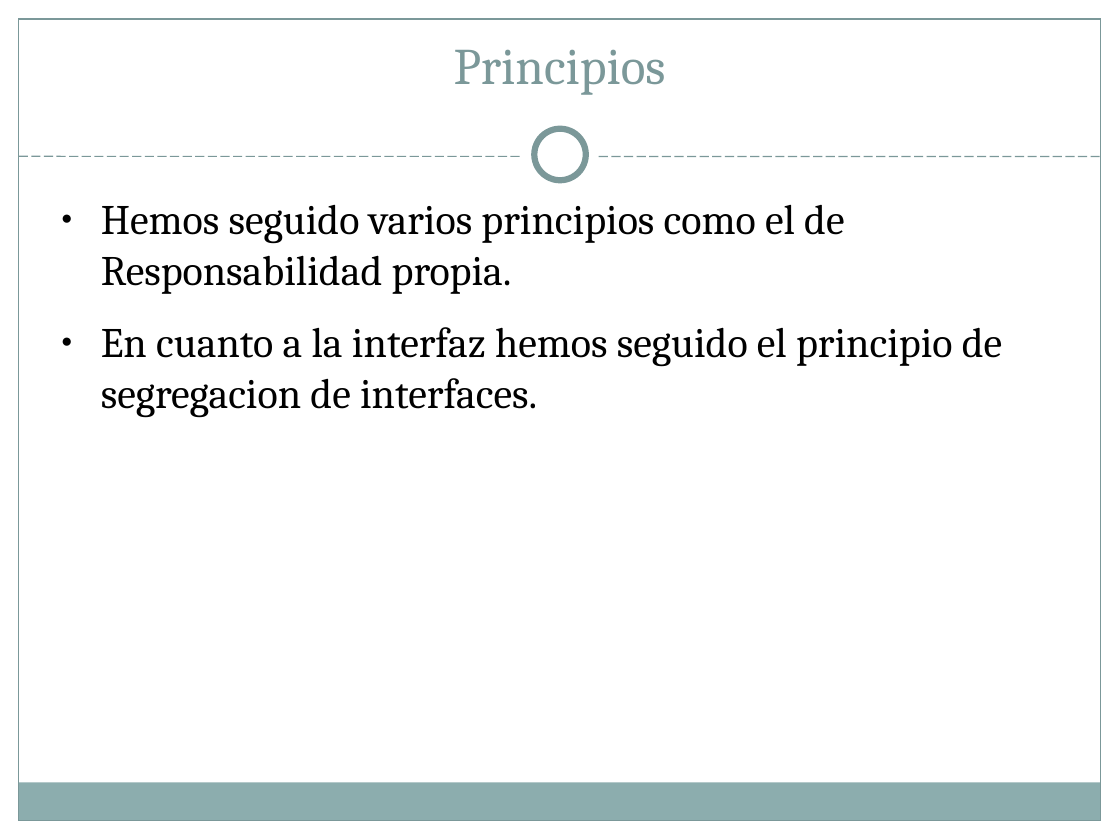
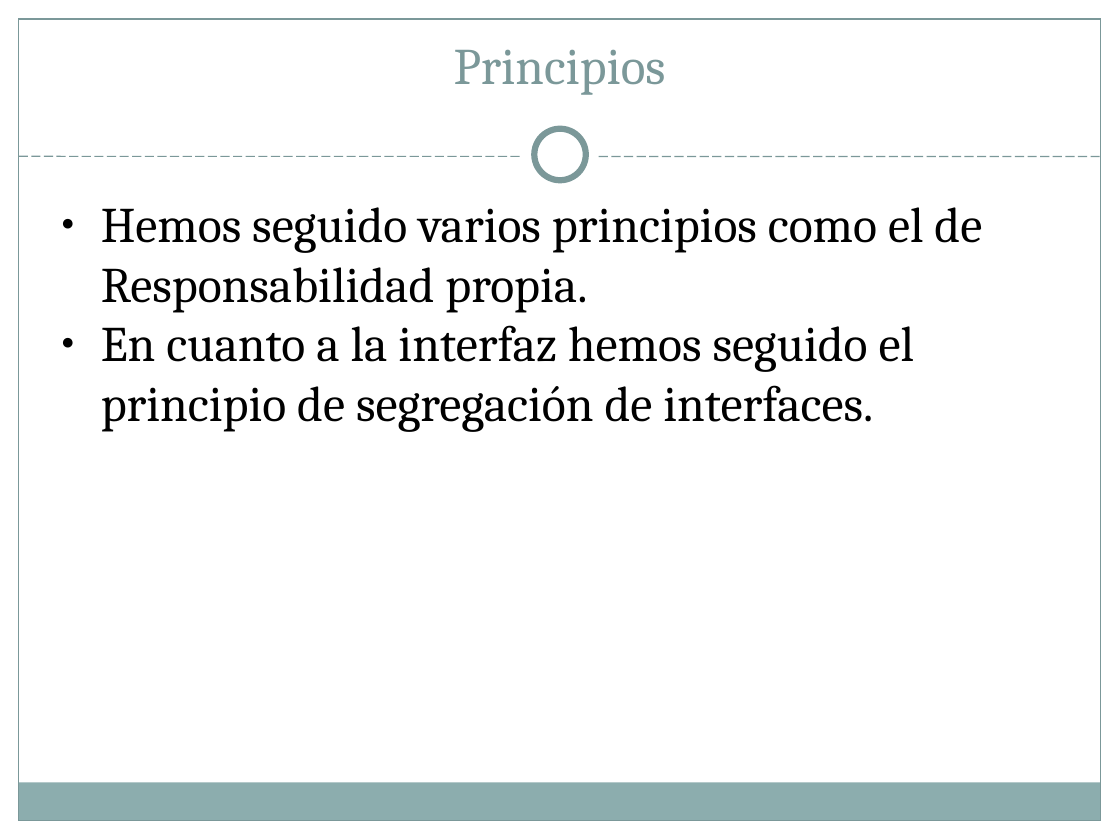
Before and after one commit to ReivajRa/Cooking_Ingenieros, a slide deck: slide 8 of Documentación/Cheap Deal presentacion.ppt (slide 7 before the commit). Drawn at 1120x840 pixels with LibreOffice and Linux fonts; fonts in the diff are those of the drawing. Boxes give left, top, right and bottom in pixels: in the first picture for what was removed or moved away, otherwise in the second. Text is boxed around its words. In the diff, an @@ line names an element or a change of style, - is before the commit and + after.

```diff
--- a/Documentación/Cheap Deal presentacion.ppt
+++ b/Documentación/Cheap Deal presentacion.ppt
@@ subtitle at [101, 207, 982, 313]: size 27 to 32 pt in "Hemos seguido varios principios como el de ..."; less space between paragraphs @@
@@ subtitle at [101, 325, 914, 432]: text changed; size 27 to 32 pt @@
-● En cuanto a la interfaz hemos seguido el principio de segregacion de interfaces.
+● En cuanto a la interfaz hemos seguido el principio de segregación de interfaces.
```
Also in this commit, not shown: 12 other slides changed, 1 slide added.
